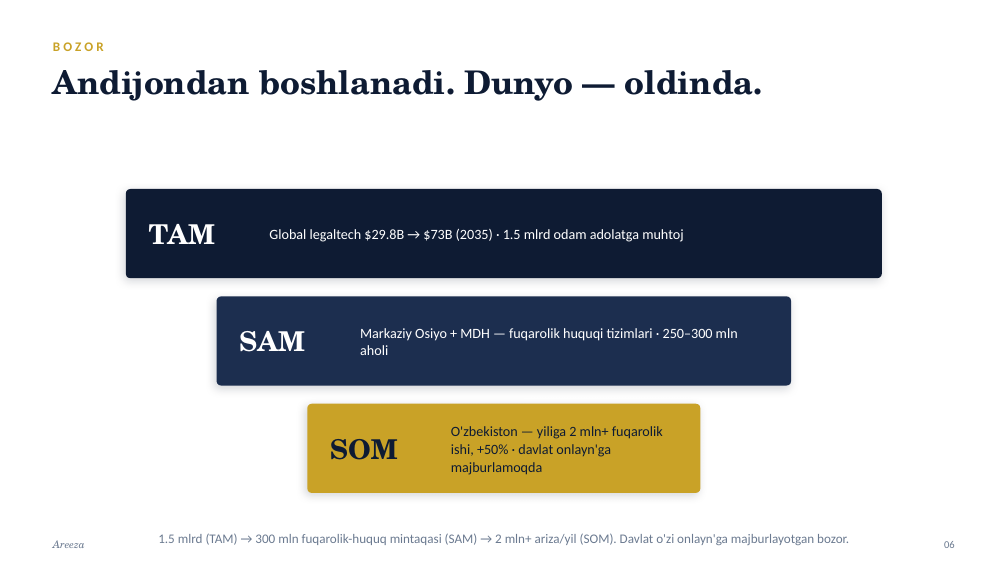
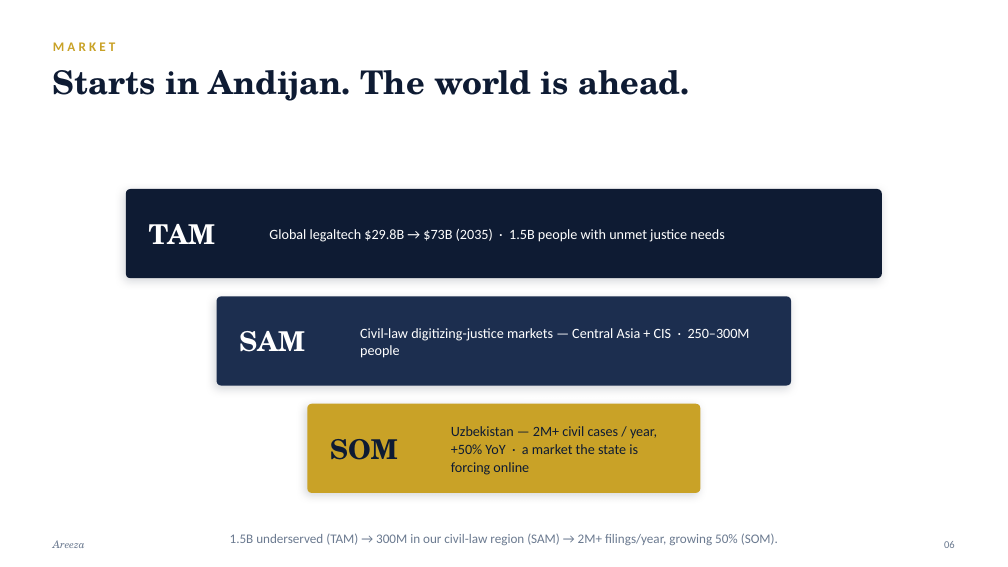
Before and after one commit to romaluev/areeza, a slide deck: slide 6 of docs/areeza-deck.pptx. Drawn at 1008x567 pixels with LibreOffice and Linux fonts; fonts in the diff are those of the drawing. Boxes give left, top, right and bottom in pixels: in the first picture for what was removed or moved away, otherwise in the second. Text is boxed around its words. In the diff, an @@ line names an element or a change of style, - is before the commit and + after.

```diff
--- a/docs/areeza-deck.pptx
+++ b/docs/areeza-deck.pptx
@@ text at <box>53,42,116,51</box>: text changed @@
-BOZOR
+MARKET
@@ text at <box>53,70,689,101</box>: text changed @@
-Andijondan boshlanadi. Dunyo — oldinda.
+Starts in Andijan. The world is ahead.
@@ text at <box>269,229,724,242</box>: text changed @@
-Global legaltech $29.8B → $73B (2035) · 1.5 mlrd odam adolatga muhtoj
+Global legaltech $29.8B → $73B (2035) · 1.5B people with unmet justice needs
@@ text at <box>360,328,750,358</box>: text changed @@
-Markaziy Osiyo + MDH — fuqarolik huquqi tizimlari · 250–300 mln aholi
+Civil-law digitizing-justice markets — Central Asia + CIS · 250–300M people
@@ text at <box>451,426,657,475</box>: text changed @@
-O'zbekiston — yiliga 2 mln+ fuqarolik ishi, +50% · davlat onlayn'ga majburlamoqda
+Uzbekistan — 2M+ civil cases / year, +50% YoY · a market the state is forcing online
@@ text at <box>230,533,778,545</box>: text changed @@
-1.5 mlrd (TAM) → 300 mln fuqarolik-huquq mintaqasi (SAM) → 2 mln+ ariza/yil (SOM). Davlat o'zi onlayn'ga majburlayotgan bozor.
+1.5B underserved (TAM) → 300M in our civil-law region (SAM) → 2M+ filings/year, growing 50% (SOM).
```
Also in this commit, not shown: 4 other slides changed, 7 slides added, 7 slides removed, 4 other files.
